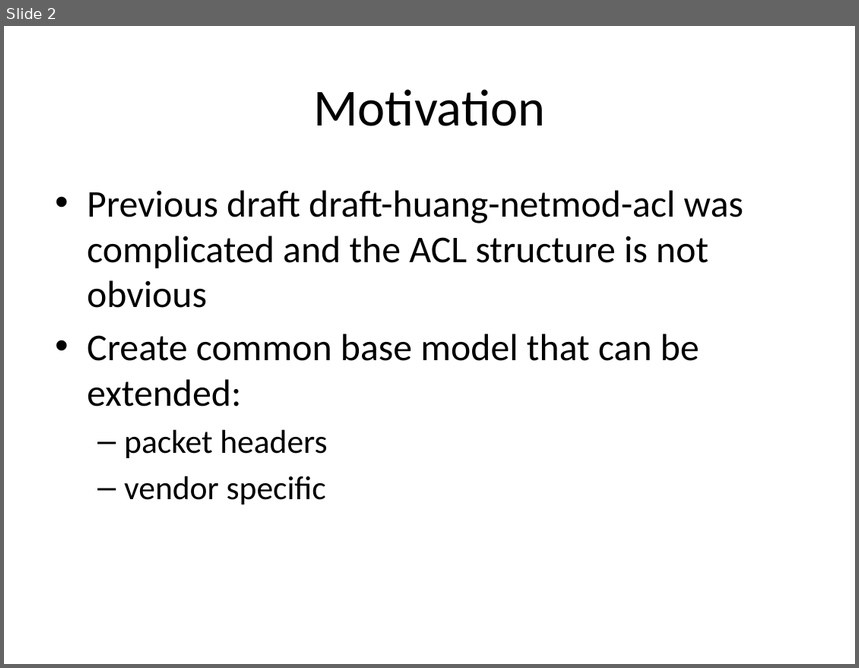
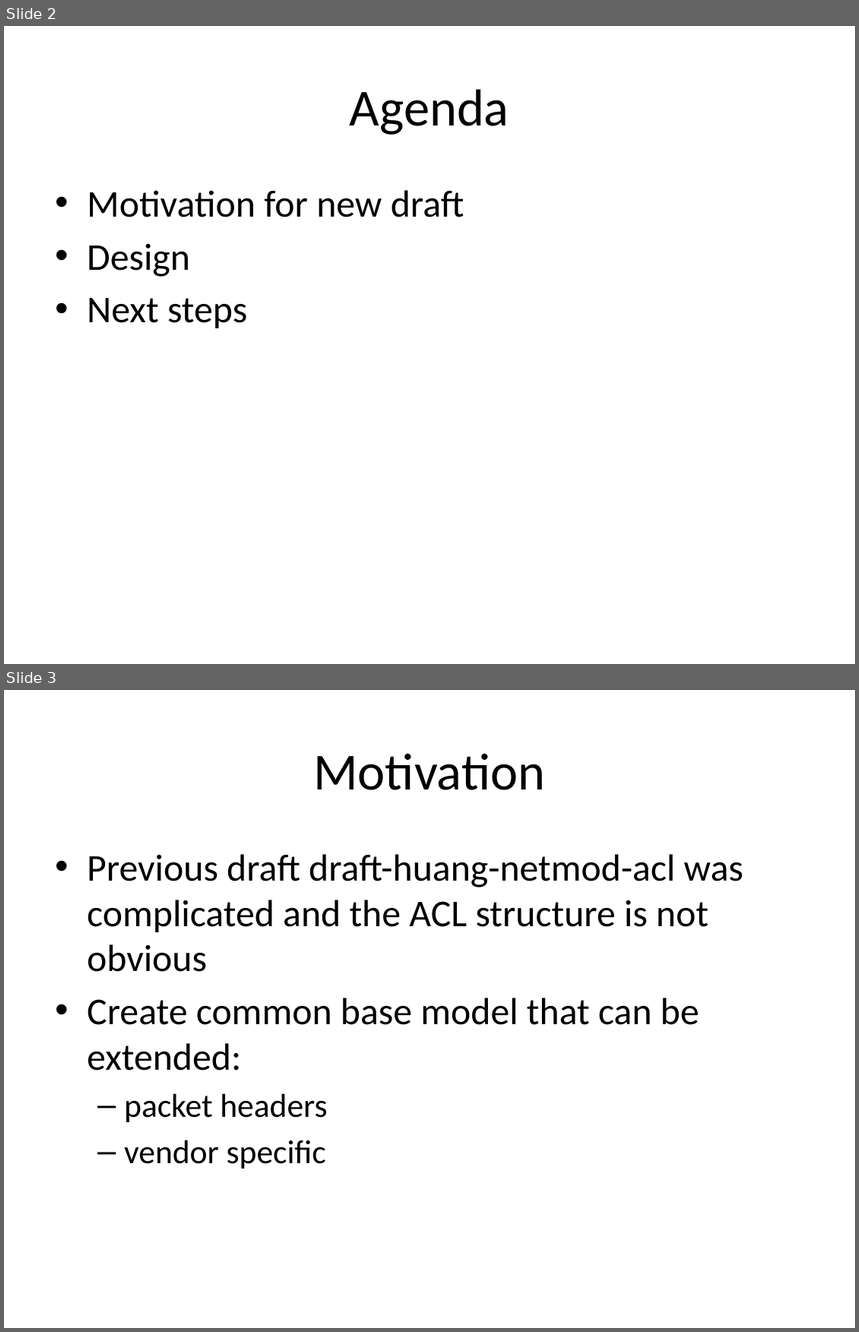
Before and after one commit to YangModels/yang, a slide deck: experimental/ietf/ietf90 acl draft.pptx. Shown one above the other, each under a label of ours: slide 2 before the commit, slides 2 and 3 after it. The pictures are 859x668 and 859x1332 pixels, drawn with LibreOffice and Linux fonts; fonts in the diff are those of the drawing. Boxes give left, top, right and bottom in pixels: in the first picture for what was removed or moved away, otherwise in the second. Text is boxed around its words. In the diff, an @@ line names an element or a change of style, - is before the commit and + after.

```diff
--- a/experimental/ietf/ietf90 acl draft.pptx
+++ b/experimental/ietf/ietf90 acl draft.pptx
@@ slide 2 added at bbox=[4, 26, 855, 664], background #FFFFFF @@
@@ title added at bbox=[350, 89, 509, 135], 44 pt, text #000000 @@
+Agenda
@@ text added at bbox=[87, 190, 465, 328], 32 pt, text #000000 @@
+• Motivation for new draft
+• Design
+• Next steps
@@ what was slide 2 is now slide 3 @@
```
Also in this commit, not shown: 1 slide changed.
